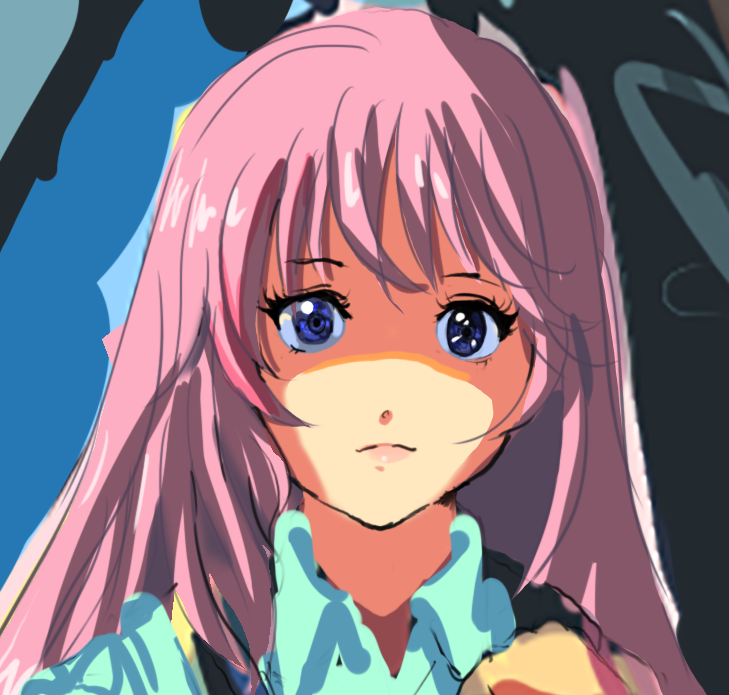
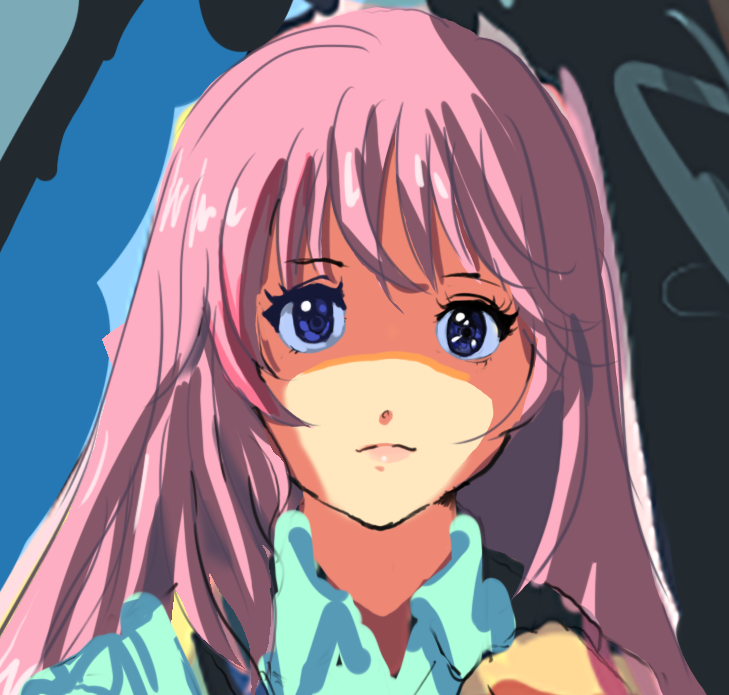
Revision of a layered 729×695 image; what changed, layer by layer:
painted on "레이어 1" over [255,271,355,353]
